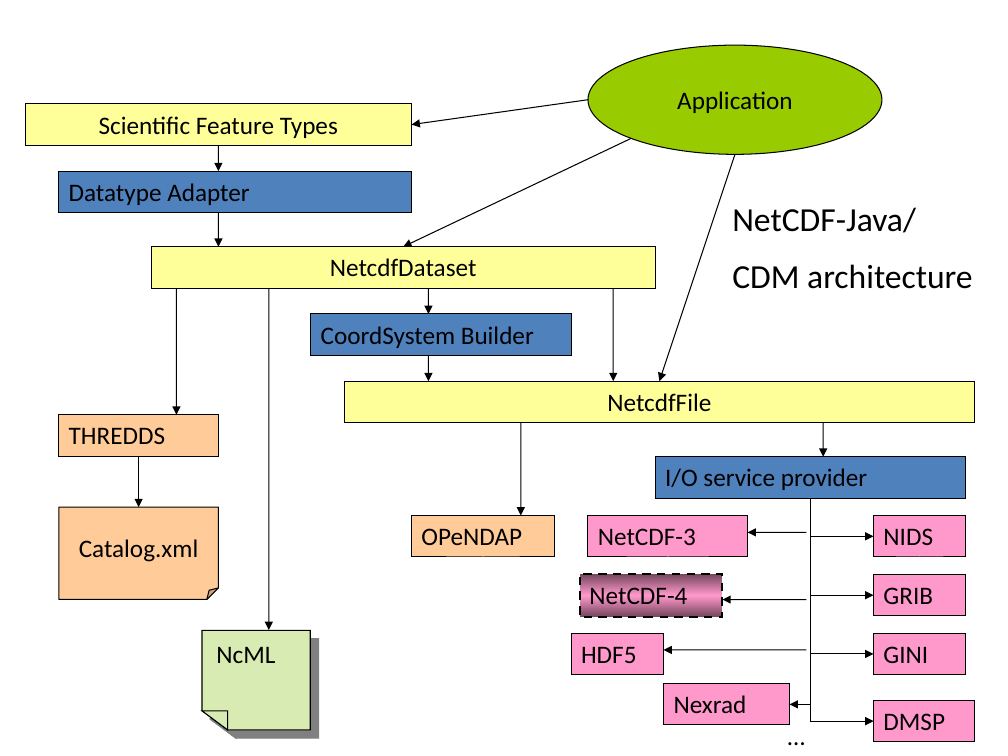
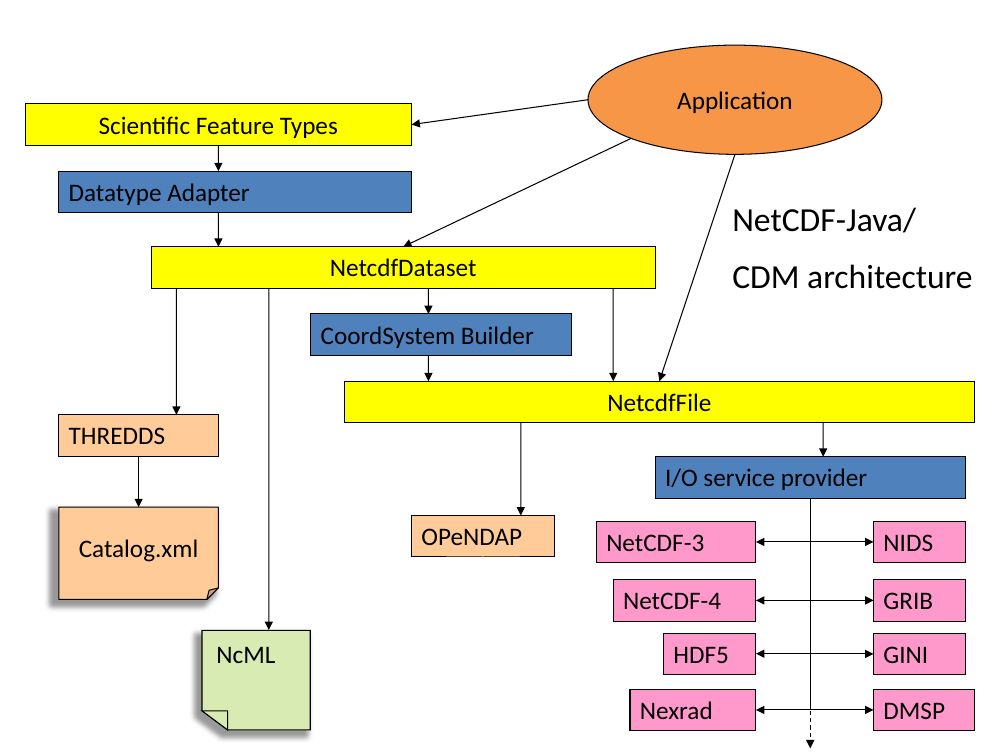
Before and after one commit to Unidata/thredds, a slide deck: slide 6 of docs/web/thredds/tech/tds4.3/tutorial/NcMLvsFeatureCollections.pptx. Drawn at 1008x756 pixels with LibreOffice and Linux fonts; fonts in the diff are those of the drawing. Boxes give left, top, right and bottom in pixels: in the first picture for what was removed or moved away, otherwise in the second. Text is boxed around its words. In the diff, an @@ line names an element or a change of style, - is before the commit and + after.

```diff
--- a/docs/web/thredds/tech/tds4.3/tutorial/NcMLvsFeatureCollections.pptx
+++ b/docs/web/thredds/tech/tds4.3/tutorial/NcMLvsFeatureCollections.pptx
@@ ellipse "Application" at box(588, 45, 882, 154): fill #99CC00 to #F79646 @@
@@ fill #FFFF99 to #FFFF00 in 3 elements at box(151, 247, 655, 288), box(25, 104, 411, 145), box(345, 381, 975, 422) @@
@@ folded corner "Catalog.xml" at box(58, 507, 218, 600): shadow on @@
@@ elbow arrow moved from (810, 498) - (789, 705) to (810, 498) - (756, 710) @@
@@ elbow arrow added from (810, 498) to (756, 542), #000000 0.75 pt @@
@@ elbow arrow added from (810, 498) to (756, 601), #000000 0.75 pt @@
@@ elbow arrow added from (810, 498) to (756, 654), #000000 0.75 pt @@
@@ elbow arrow moved from (810, 498) - (874, 595) to (810, 498) - (874, 601) @@
@@ elbow arrow moved from (810, 498) - (874, 721) to (810, 498) - (874, 710) @@
@@ elbow arrow moved from (810, 498) - (874, 536) to (810, 498) - (874, 542) @@
@@ rectangle "NetCDF-3": place and size @@
-rectangle "NetCDF-3" at box(588, 515, 747, 556)
+rectangle "NetCDF-3" at box(597, 521, 756, 562)
@@ arrow removed from (806, 532) to (748, 532) @@
@@ rectangle "NIDS": place and size @@
-rectangle "NIDS" at box(874, 515, 967, 556)
+rectangle "NIDS" at box(874, 521, 967, 562)
@@ rectangle "NetCDF-4": place and size @@
-rectangle "NetCDF-4" at box(580, 575, 723, 617)
+rectangle "NetCDF-4" at box(613, 579, 756, 621)
@@ rectangle "NetCDF-4" at box(613, 579, 756, 621): fill gradient #76475E to #FF99CC to #FF99CC; outline #000000 1.5 pt dashed to #000000 0.75 pt @@
@@ rectangle "GRIB": place and size @@
-rectangle "GRIB" at box(874, 575, 967, 616)
+rectangle "GRIB" at box(874, 580, 967, 621)
@@ arrow removed from (806, 600) to (723, 600) @@
@@ freeform shape "NcML" at box(202, 630, 309, 730): shadow changed @@
@@ rectangle "HDF5": place and size @@
-rectangle "HDF5" at box(572, 633, 664, 674)
+rectangle "HDF5" at box(663, 633, 756, 674)
@@ arrow removed from (806, 650) to (663, 650) @@
@@ rectangle "Nexrad": place and size @@
-rectangle "Nexrad" at box(663, 683, 789, 725)
+rectangle "Nexrad" at box(630, 689, 756, 731)
@@ rectangle "DMSP": place and size @@
-rectangle "DMSP" at box(874, 701, 975, 742)
+rectangle "DMSP" at box(874, 689, 975, 731)
@@ text removed at box(698, 716, 815, 756) @@
-…
@@ elbow arrow added from (810, 711) to (810, 748), #000000 0.75 pt dashed @@
```
Also in this commit, not shown: 1 other slide changed.
